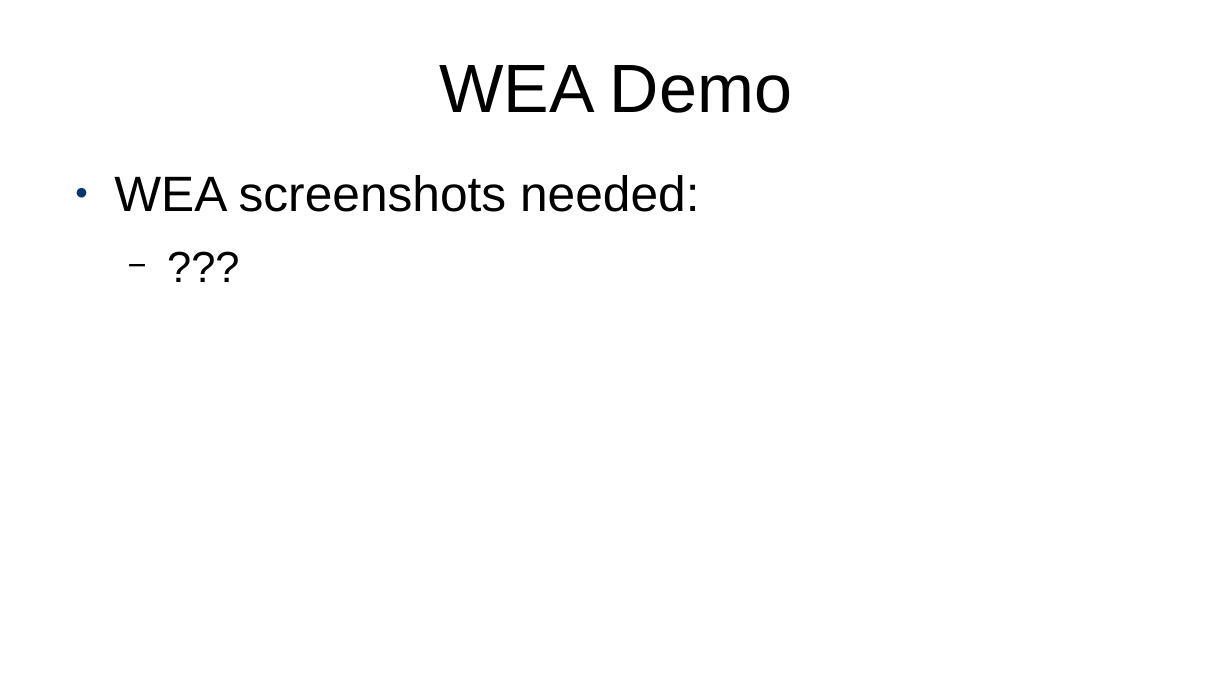
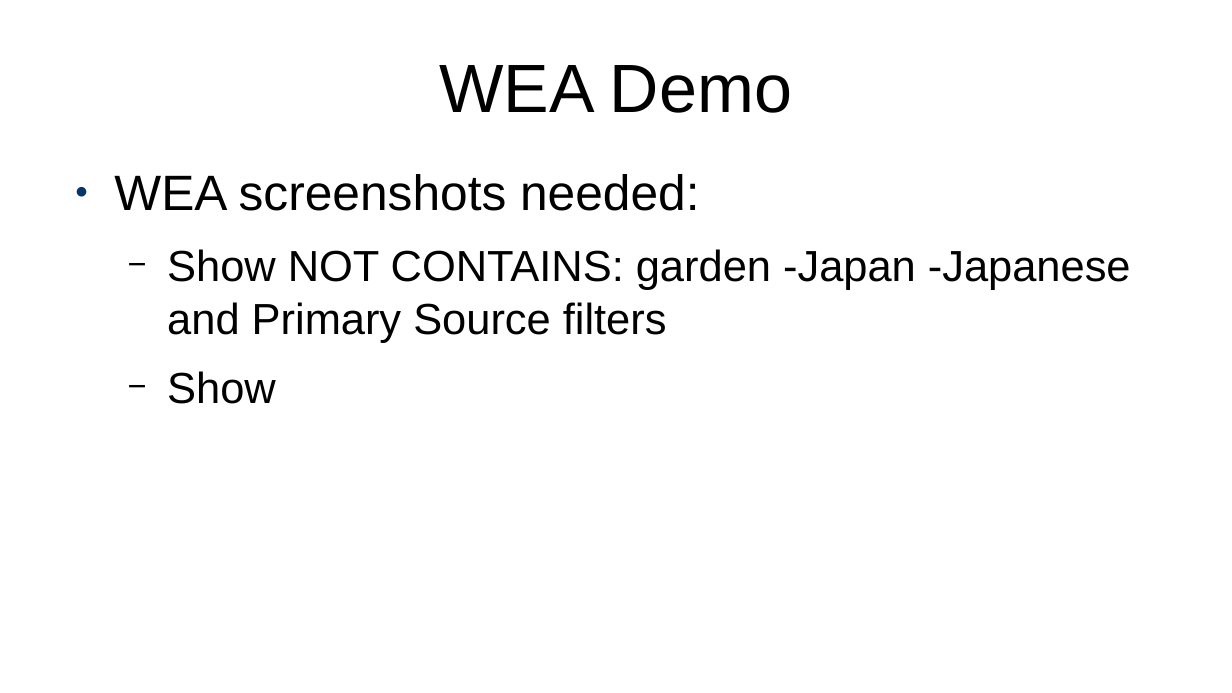
Before and after one commit to projectEndings/Endings, a slide deck: slide 48 of presentations/ubc2020/nineProjects.odp (slide 24 before the commit). Drawn at 1232x693 pixels with LibreOffice and Linux fonts; fonts in the diff are those of the drawing. Boxes give left, top, right and bottom in pixels: in the first picture for what was removed or moved away, otherwise in the second. Text is boxed around its words. In the diff, an @@ line names an element or a change of style, - is before the commit and + after.

```diff
--- a/presentations/ubc2020/nineProjects.odp
+++ b/presentations/ubc2020/nineProjects.odp
@@ text at (x1=167, y1=249, x2=1131, y2=404): text changed @@
-  − ???
+  − Show NOT CONTAINS: garden -Japan -Japanese and Primary Source filters
+  − Show
```
Also in this commit, not shown: 8 other slides changed, 10 slides added, 3 slides removed, 10 other files.
